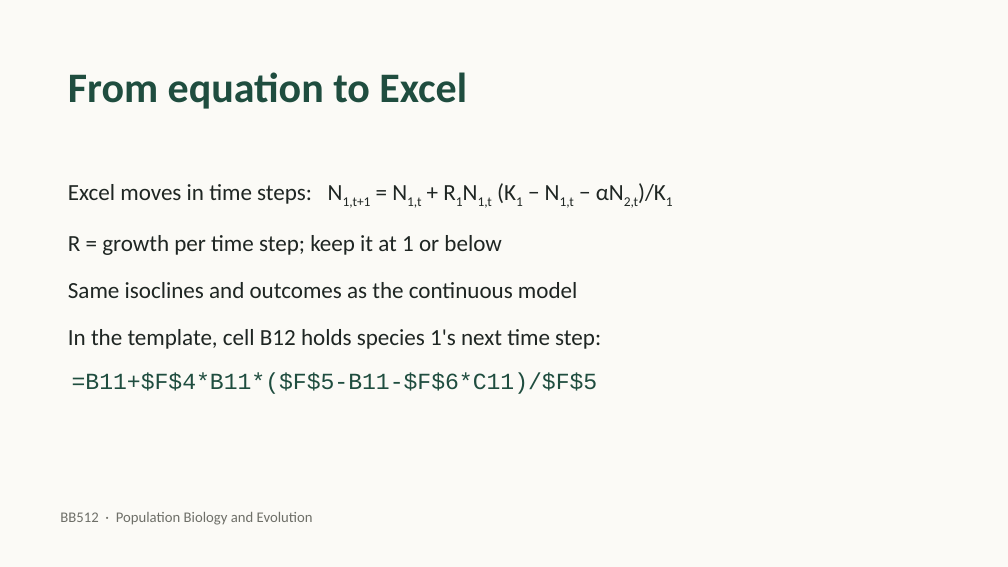
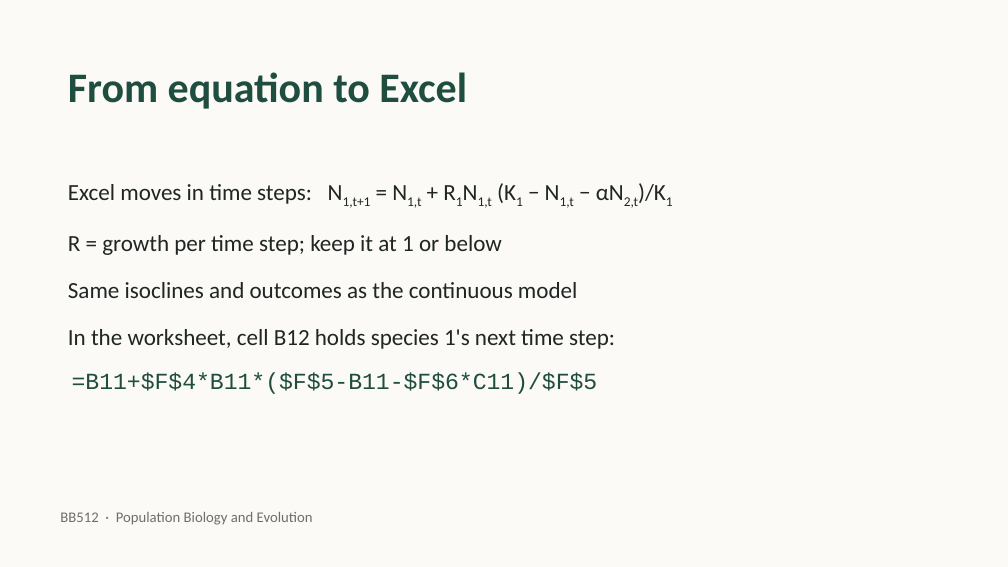
Before and after one commit to jonesor/BB512_Book, a slide deck: slide 10 of lecture_figures/lv_competition/BB512 - Lotka Volterra Competition Practical v2.pptx. Drawn at 1008x567 pixels with LibreOffice and Linux fonts; fonts in the diff are those of the drawing. Boxes give left, top, right and bottom in pixels: in the first picture for what was removed or moved away, otherwise in the second. Text is boxed around its words. In the diff, an @@ line names an element or a change of style, - is before the commit and + after.

```diff
--- a/lecture_figures/lv_competition/BB512 - Lotka Volterra Competition Practical v2.pptx
+++ b/lecture_figures/lv_competition/BB512 - Lotka Volterra Competition Practical v2.pptx
@@ text at (x1=68, y1=329, x2=615, y2=349): text changed @@
-In the template, cell B12 holds species 1's next time step:
+In the worksheet, cell B12 holds species 1's next time step:
```
Also in this commit, not shown: 2 other slides changed, 4 other files.
